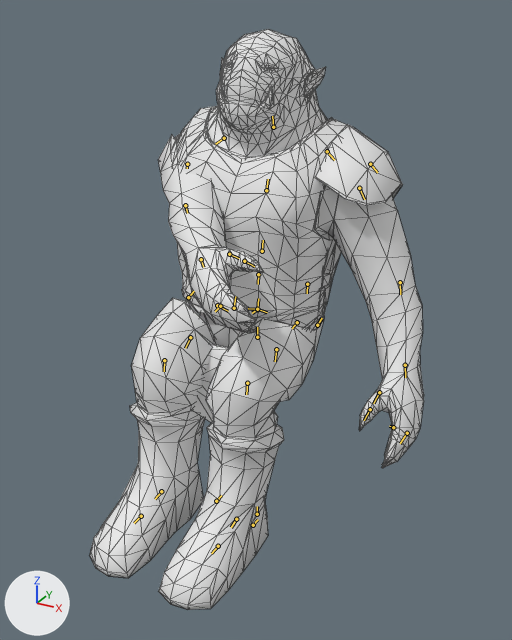
An edit to the Blender file assets-src/rooms/tavern/creature-clips/Orc.blend, drawn before and after from the same camera.
Both versions are drawn from a camera (50 mm lens) standing at (0.573, -0.945, 0.836) and looking at (0.067, -0.025, 0.376). Lighting does not change. The marker at lower left points along +X, +Y and +Z. The older version comes first. Both versions are drawn at frame 21 of the action 'SitSlap'; the numbers are the values there. The bones that change, and the others that lie on the model, are drawn over the model as lines. Mesh edges are drawn as thin lines.

In view in the first picture: 'OrcSourceMesh'.
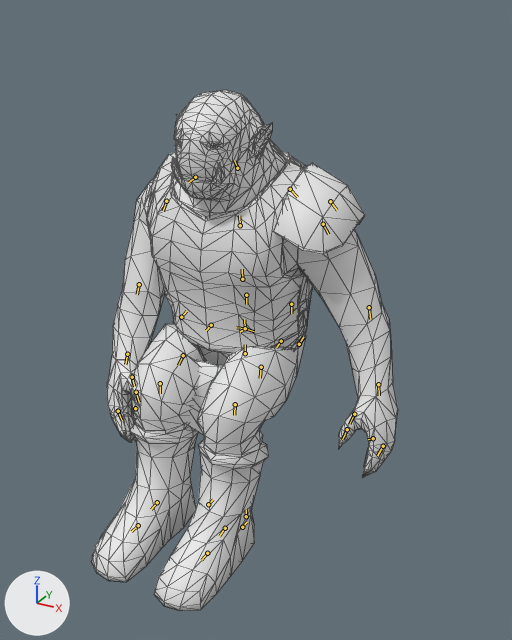
Location of each change, [x1, y1, x2, y2] in pixels of the pictures (512 x 640 px):
'OrcSourceMesh', posed (8% narrower, 10% shorter): before [89, 29, 424, 610]; after [91, 90, 398, 611]
bone 'Stride', root to tip: before (253, 525) to (258, 519); after (242, 527) to (247, 522)
bone 'spine1', root to tip: before (257, 309) to (258, 298); after (245, 328) to (244, 319)
bone 'spine3', root to tip: before (266, 190) to (268, 179); after (240, 225) to (239, 215)
bone 'head', root to tip: before (273, 127) to (272, 116); after (237, 168) to (234, 160)
bone 'arm_r', root to tip: before (187, 164) to (187, 168); after (166, 201) to (163, 211)
bone 'forearm_r', root to tip: before (185, 205) to (187, 213); after (139, 284) to (137, 294)
bone 'leg_l', root to tip: before (297, 322) to (292, 328); after (281, 341) to (276, 347)
bone 'lowleg_l', root to tip: before (247, 383) to (246, 394); after (235, 404) to (234, 415)
bone 'leg_r', root to tip: before (220, 306) to (215, 311); after (211, 325) to (206, 330)
bone 'lowleg_r', root to tip: before (164, 360) to (164, 371); after (160, 383) to (160, 393)

What the commit changed:
Bone 'Stride' (bone_stride) moves from (0.0, 0.086, -0.145) to (0.0, 0.041, -0.117).
Bone 'Stride' (bone_stride) is rescaled from (1.0, 1.0, 1.0) to (0.9, 0.9, 0.9).
Bone 'spine1' (bone_spine1) turns from (30, 0, 0) to (17, 0, 0) degrees about its own x, y and z.
Bone 'spine3' (bone_spine3) turns from (0, 5, 2) to (0, 2, 1) degrees about its own x, y and z.
Bone 'head' (bone_head) turns from (0, 0, 0) to (-5, 0, 0) degrees about its own x, y and z.
Bone 'arm_r' (bone_arm_r) turns from (-72, -27, -35) to (-34, -5, -16) degrees about its own x, y and z.
Bone 'forearm_r' (bone_forearm_r) turns from (-33, -7, -19) to (-16, -3, -13) degrees about its own x, y and z.
Bone 'leg_l' (bone_leg_l) turns from (60, -4, -3) to (55, -4, -2) degrees about its own x, y and z.
Bone 'lowleg_l' (bone_lowleg_l) turns from (46, 1, -2) to (40, 1, -2) degrees about its own x, y and z.
Bone 'leg_r' (bone_leg_r) turns from (60, -1, -1) to (55, -1, -1) degrees about its own x, y and z.
Bone 'lowleg_r' (bone_lowleg_r) turns from (46, 0, -1) to (41, 0, -1) degrees about its own x, y and z.
